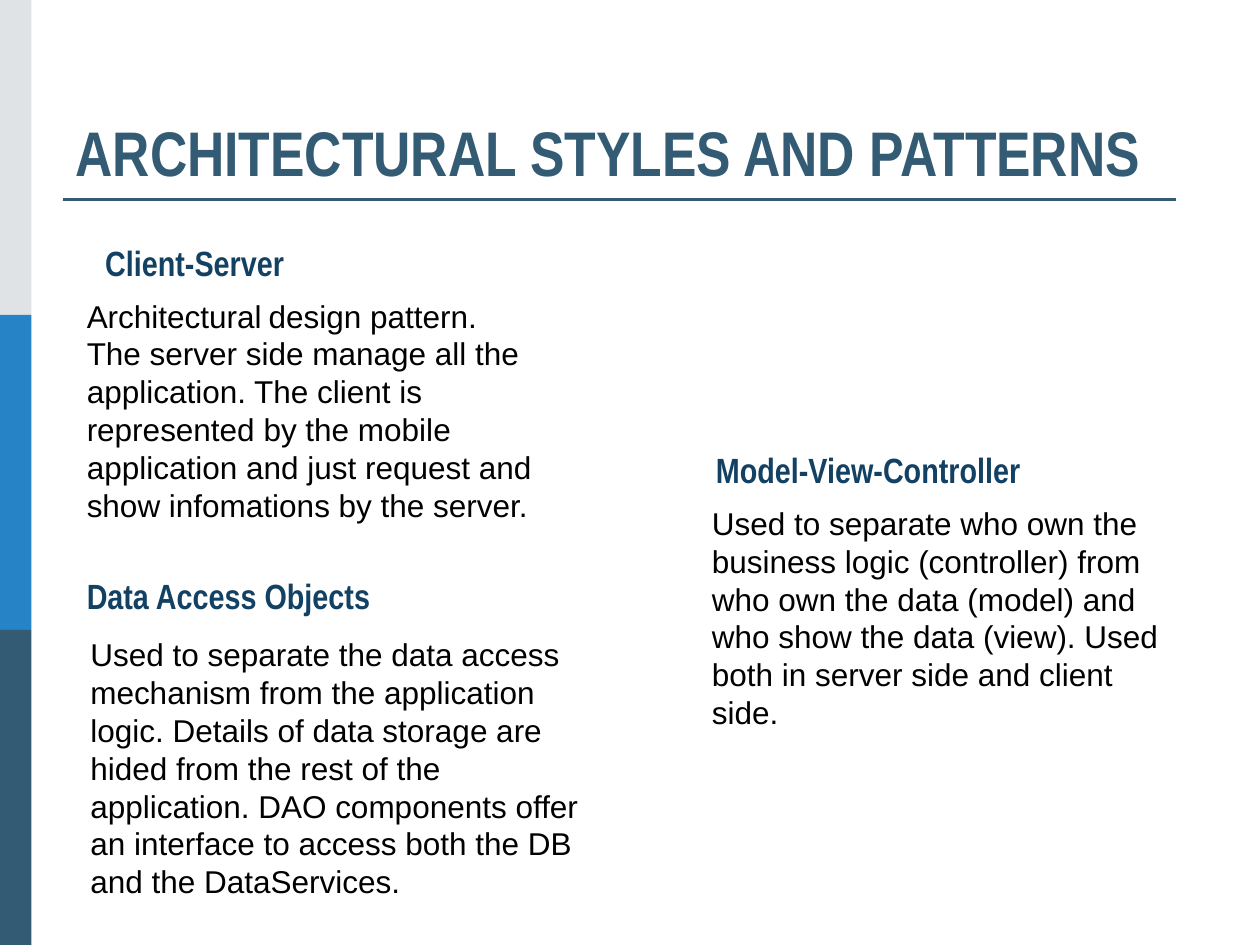
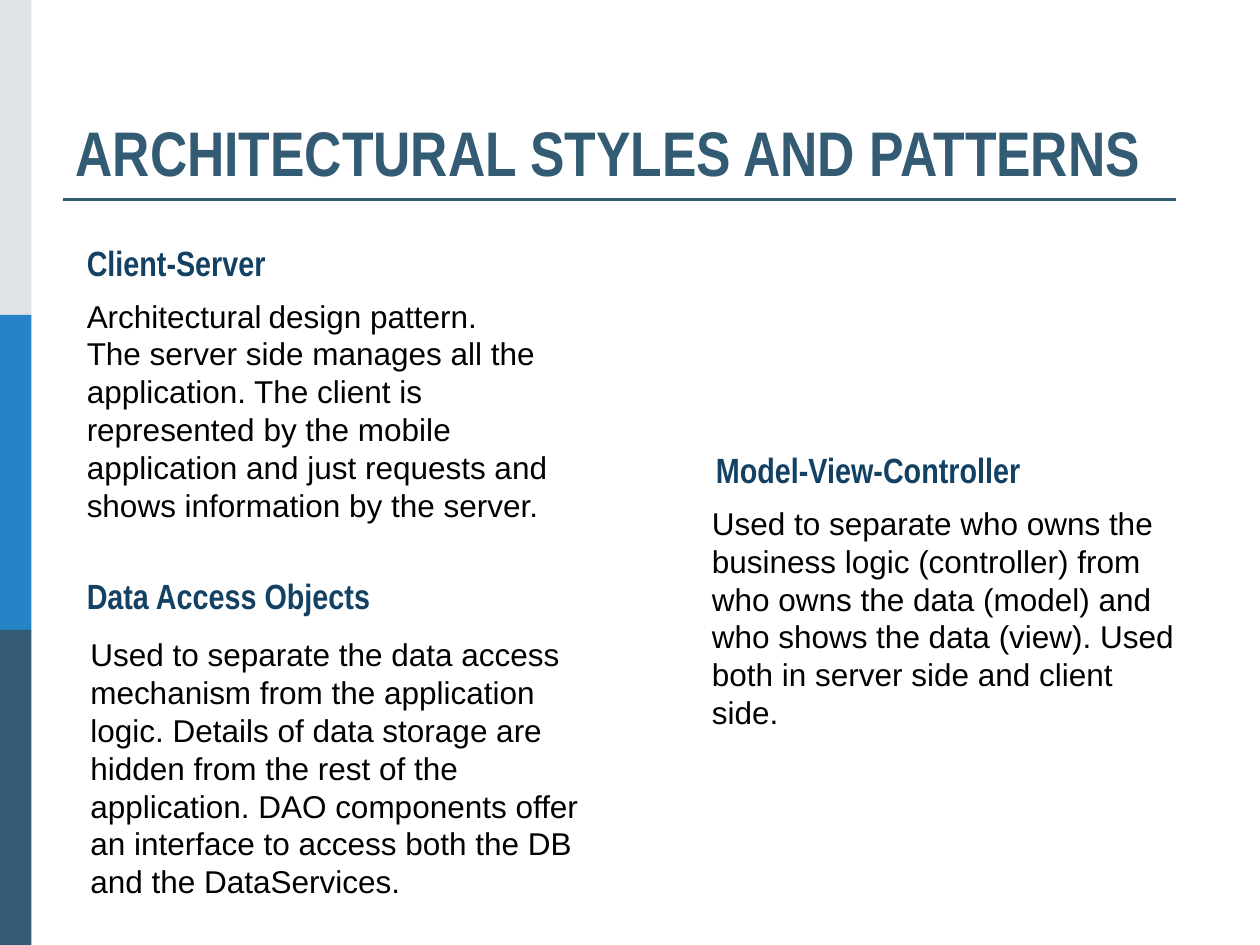
Before and after one commit to sergioCap/SE2project, a slide deck: slide 8 of 2_DesignDocument/presentation/SE2_DD_slides_SergioSoheilErica.pptx. Drawn at 1260x945 pixels with LibreOffice and Linux fonts; fonts in the diff are those of the drawing. Boxes give left, top, right and bottom in pixels: in the first picture for what was removed or moved away, otherwise in the second. Text is boxed around its words. In the diff, an @@ line names an element or a change of style, - is before the commit and + after.

Commit message:
updated slides DD

```diff
--- a/2_DesignDocument/presentation/SE2_DD_slides_SergioSoheilErica.pptx
+++ b/2_DesignDocument/presentation/SE2_DD_slides_SergioSoheilErica.pptx
@@ text "Client-Server": place and size @@
-text "Client-Server" at [105, 250, 284, 277]
+text "Client-Server" at [87, 250, 266, 277]
@@ text at [87, 342, 547, 523]: text changed @@
-The server side manage all the application. The client is represented by the mobile application and just request and show infomations by the server.
+The server side manages all the application. The client is represented by the mobile application and just requests and shows information by the server.
@@ text at [712, 512, 1173, 725]: text changed @@
-Used to separate who own the business logic (controller) from who own the data (model) and who show the data (view). Used both in server side and client side.
+Used to separate who owns the business logic (controller) from who owns the data (model) and who shows the data (view). Used both in server side and client side.
@@ text at [90, 643, 578, 894]: text changed @@
-Used to separate the data access mechanism from the application logic. Details of data storage are hided from the rest of the application. DAO components offer an interface to access both the DB and the DataServices.
+Used to separate the data access mechanism from the application logic. Details of data storage are hidden from the rest of the application. DAO components offer an interface to access both the DB and the DataServices.
```
Also in this commit, not shown: 1 other slide changed, 3 slides added, 1 slide removed.
